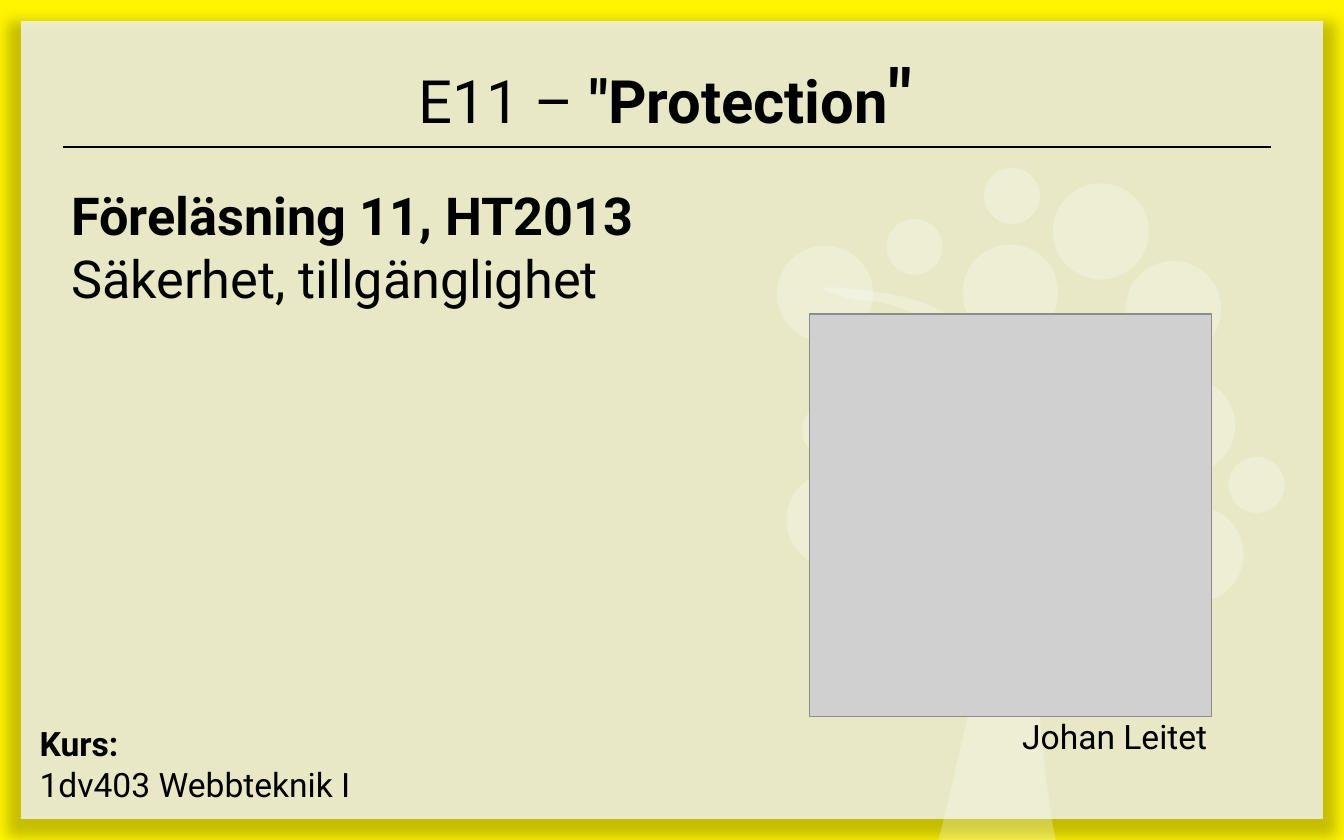
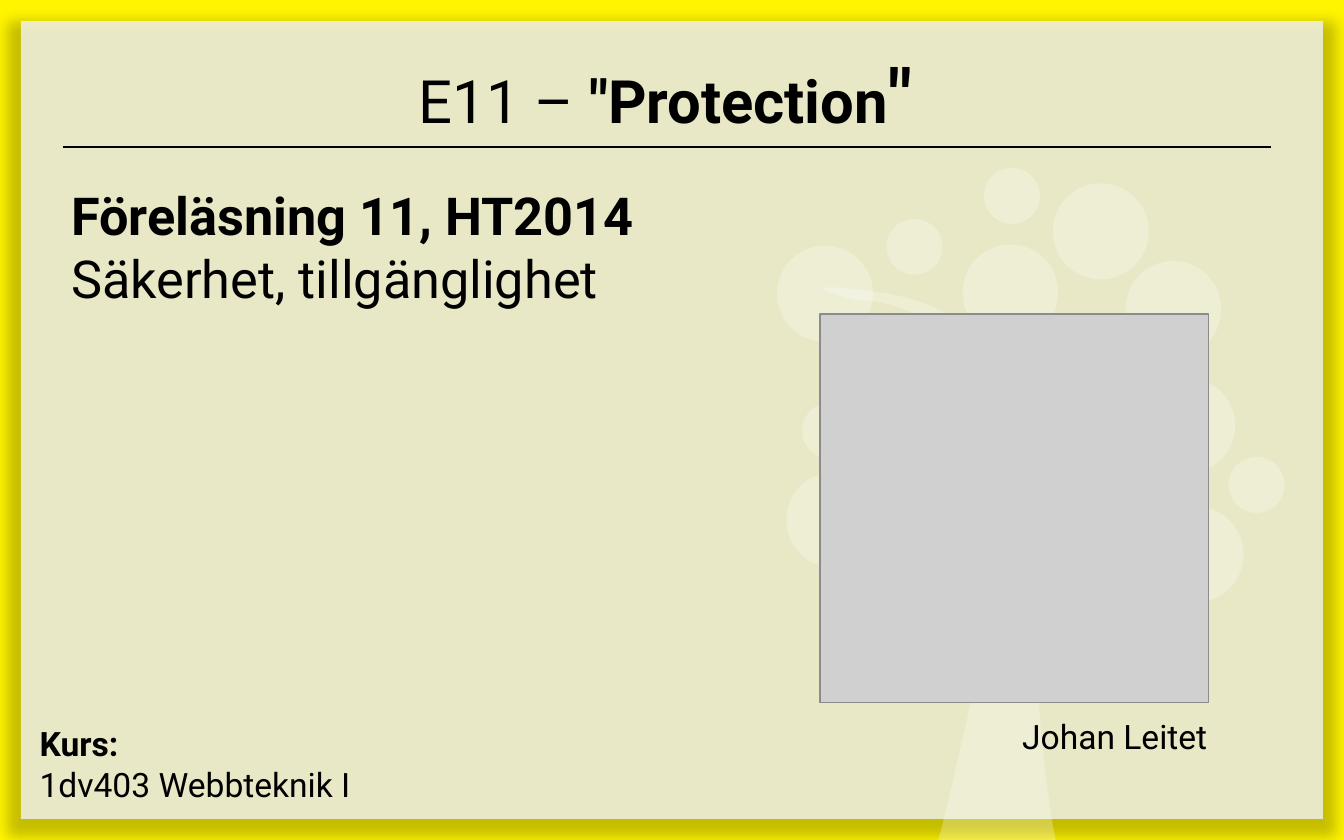
Before and after one commit to Leitet/Kursmaterial-JavaScript, a slide deck: slide 1 of lectures/E11-Protection/E11 - Protection.pptx. Drawn at 1344x840 pixels with LibreOffice and Linux fonts; fonts in the diff are those of the drawing; grey boxes stand for pictures. Boxes give left, top, right and bottom in pixels: in the first picture for what was removed or moved away, otherwise in the second. Text is boxed around its words. In the diff, an @@ line names an element or a change of style, - is before the commit and + after.

```diff
--- a/lectures/E11-Protection/E11 - Protection.pptx
+++ b/lectures/E11-Protection/E11 - Protection.pptx
@@ text at (71, 195, 633, 246): text changed @@
-Föreläsning 11, HT2013
+Föreläsning 11, HT2014
@@ picture: place and size @@
-picture at (809, 314, 1211, 716)
+picture at (820, 314, 1208, 703)
```
Also in this commit, not shown: 3 other slides changed.
